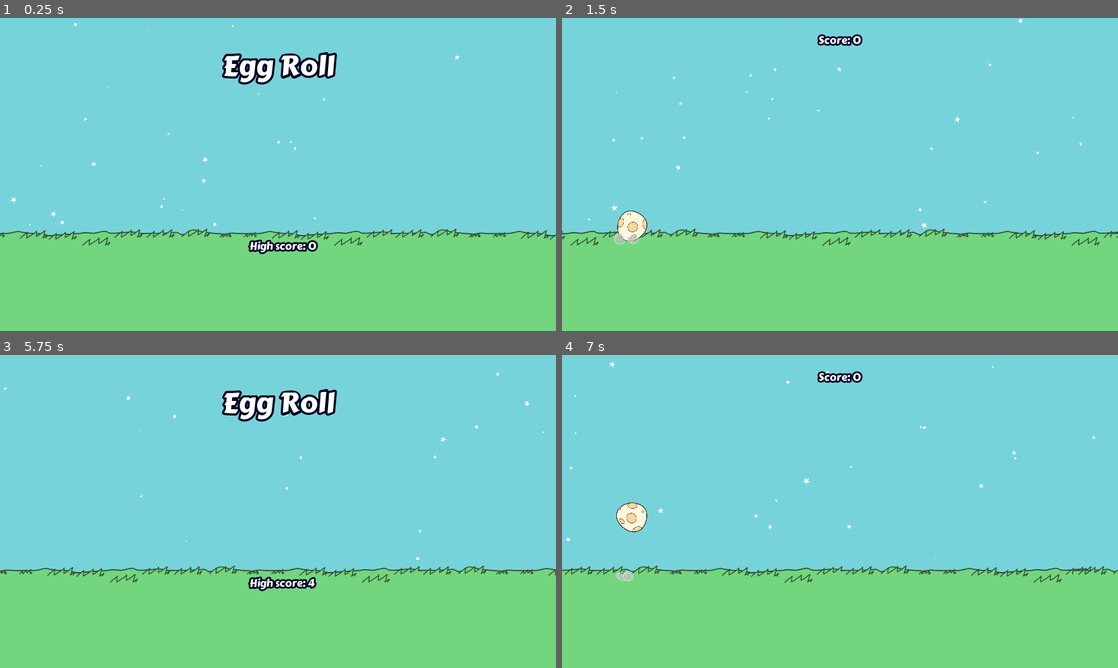
Above: before the commit, frames 1-4 (two rows, left to right).
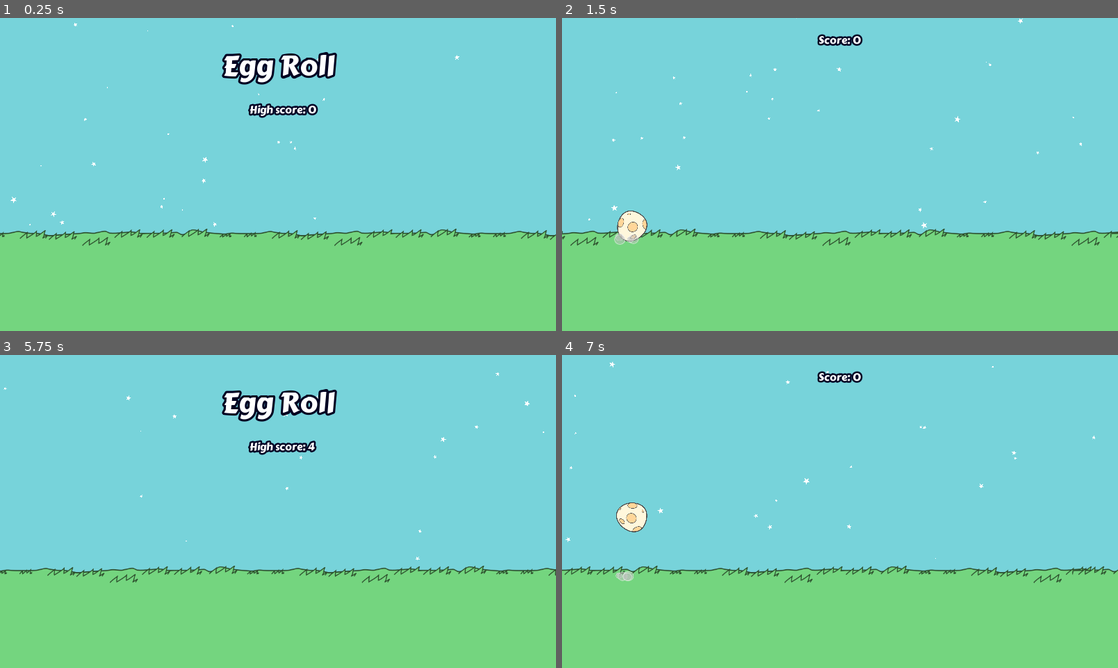
Above: after the commit, the same moments.

Repository: deutandev/Godot-Egg-Roll
Game: Godot game, scene res://src/UI/title.tscn
The game is run twice, just before and just after one commit, with the same random seed, the same clock (stepped at 60 frames per second) and the same inputs.
Inputs:
- Up to frame 1 (0.25 s): no input
- Up to frame 2 (1.5 s): tap Space (jump) at 0.77 s
- Up to frame 3 (5.75 s): tap Space (jump) at 1.52, 3.02, 3.77, 4.52 s
- Up to frame 4 (7 s): tap Space (jump) at 6.02, 6.77 s

The runs differ from the first frame. In frame 1, 0.8% of the frame differs, in the area x 44-58%, y 27-76%; in frame 2, nothing differs; in frame 3, 0.8%; in frame 4, nothing differs.

Commit message:
Rearrange title screen

Diff:
--- a/src/UI/title.tscn
+++ b/src/UI/title.tscn
@@ -30,14 +30,12 @@
 
 [node name="HighScore" type="Label" parent="."]
 anchor_left = 0.5
-anchor_top = 1.0
 anchor_right = 0.5
-anchor_bottom = 1.0
 margin_left = -66.0
-margin_top = -214.201
+margin_top = 192.075
 margin_right = 66.0
-margin_bottom = -176.201
-text = "High Score"
+margin_bottom = 230.075
+text = "High Score: 0"
 align = 1
 __meta__ = {
 "_edit_use_anchors_": false
Not shown, changed: .mono/metadata/ide_messaging_meta.txt
